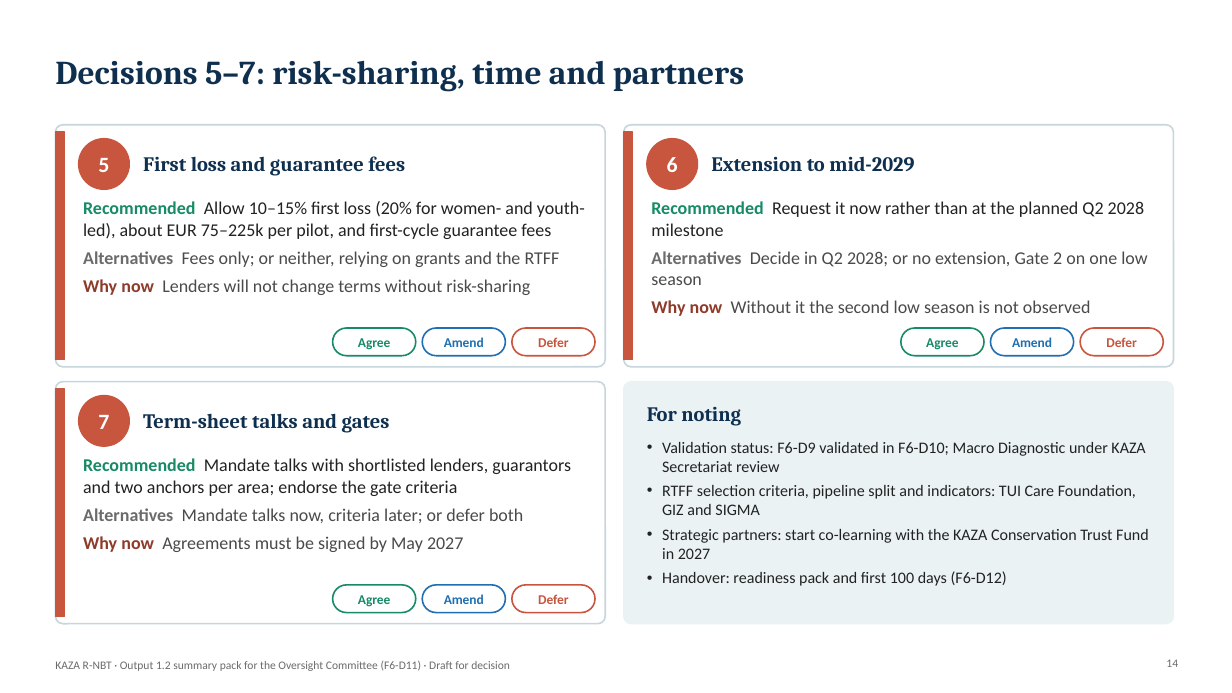
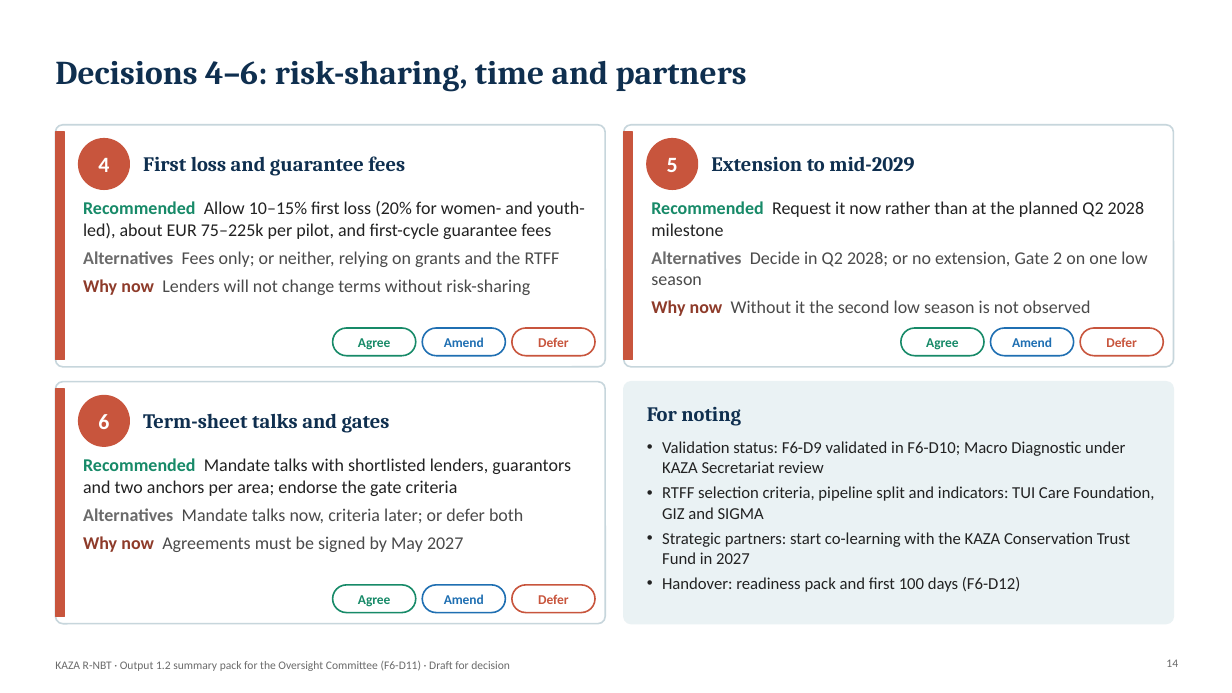
Before and after one commit to modestanz/GIZ-Works, a slide deck: slide 14 of deliverables/F6-D11_Output_1.2_Summary_Pack_Oversight_Committee.pptx. Drawn at 1232x693 pixels with LibreOffice and Linux fonts; fonts in the diff are those of the drawing; background and template pictures are left out. Boxes give left, top, right and bottom in pixels: in the first picture for what was removed or moved away, otherwise in the second. Text is boxed around its words. In the diff, an @@ line names an element or a change of style, - is before the commit and + after.

```diff
--- a/deliverables/F6-D11_Output_1.2_Summary_Pack_Oversight_Committee.pptx
+++ b/deliverables/F6-D11_Output_1.2_Summary_Pack_Oversight_Committee.pptx
@@ title at <box>55,61,747,92</box>: text changed @@
-Decisions 5–7: risk-sharing, time and partners
+Decisions 4–6: risk-sharing, time and partners
@@ text at <box>98,158,109,172</box>: text changed @@
-5
+4
@@ text at <box>667,158,678,172</box>: text changed @@
-6
+5
@@ text at <box>98,414,109,429</box>: text changed @@
-7
+6
@@ text "Validation status: F6-D9 validated in ..." at <box>662,441,1154,592</box>: size 12.5 to 13 pt @@
```
Also in this commit, not shown: 12 other slides changed, 14 other files.
